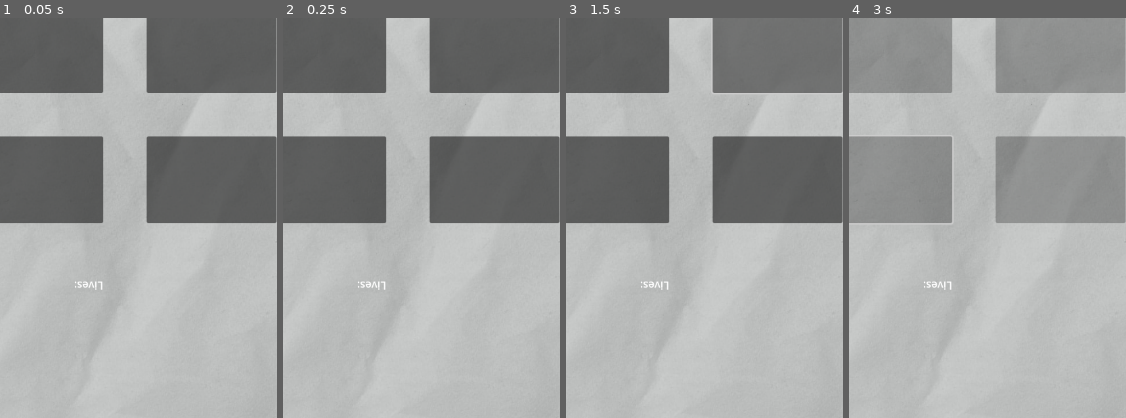
Above: before the commit, frames 1-4 (left to right).
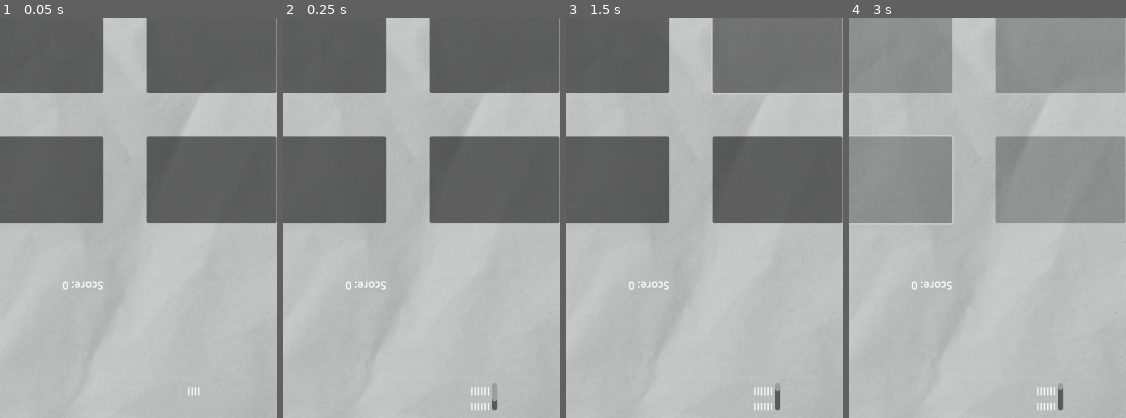
Above: after the commit, the same moments.

Repository: ronjang/cifer
Game: Godot game, scene res://node_2d.tscn
Two runs of this game, one before a commit and one after it. Both use one fixed random seed, a clock stepped at 60 frames per second and the inputs below.
Inputs (mouse positions are % of the whole screen's width and height, from its top left):
- Up to frame 1 (0.05 s): no input
- Up to frame 2 (0.25 s): no input
- Up to frame 3 (1.5 s): click (20, 7) at 0.5 s; click (51, 7) at 1.25 s
- Up to frame 4 (3 s): click (82, 7) at 2 s; click (20, 24) at 2.75 s
The pictures show only the part of the screen within x 13-63%, y 4-54%; the shares and areas given below are measured in that part.

The runs differ from the first frame. In frame 1, 0.2% of the frame differs, in the area x 22-73%, y 65-95%; in frame 2, 0.4%, in the area x 22-78%, y 65-98%; in frame 3, 0.4%; in frame 4, 0.4%.

Commit message:
introducing score system

Diff:
--- /dev/null
+++ b/gamelogic.gd
@@ -0,0 +1,22 @@
+extends Node2D
+
+var currentMultiplier
+var currentStage
+var currentCooldown
+var currentAmountOfTaps
+
+@onready var players = [$Playerup,$Playerdown]
+@onready var stageIndicator = $StageIndicator
+
+
+func _ready():
+	pass # Replace with function body.
+
+
+
+func _process(delta):
+	setStage()
+
+
+func setStage():
+	stageIndicator.append_text("I")
--- a/node_2d.tscn
+++ b/node_2d.tscn
@@ -1,107 +1,109 @@
-[gd_scene load_steps=4 format=3 uid="uid://g5wpd4brrgh1"]
+[gd_scene load_steps=5 format=3 uid="uid://g5wpd4brrgh1"]
 
 [ext_resource type="Texture2D" uid="uid://cgtfmqof3pkc8" path="res://background.png" id="1_oy4gk"]
+[ext_resource type="Script" path="res://gamelogic.gd" id="1_pdeob"]
 [ext_resource type="Script" path="res://player.gd" id="2_i13g4"]
 [ext_resource type="Script" path="res://buttons.gd" id="3_4fday"]
 
-[node name="Node2D" type="Node2D"]
+[node name="World" type="Node2D"]
+script = ExtResource("1_pdeob")
 
 [node name="Sprite2D" type="Sprite2D" parent="."]
 position = Vector2(408, 600)
 scale = Vector2(0.852, 0.814667)
 texture = ExtResource("1_oy4gk")
 
-[node name="playerup" type="Node2D" parent="."]
+[node name="Playerup" type="Node2D" parent="."]
 script = ExtResource("2_i13g4")
 
-[node name="buttons" type="Node2D" parent="playerup"]
+[node name="Buttons" type="Node2D" parent="Playerup"]
 script = ExtResource("3_4fday")
 
-[node name="Button1" type="Button" parent="playerup/buttons"]
+[node name="Button1" type="Button" parent="Playerup/Buttons"]
 offset_left = 64.0
 offset_top = 24.0
 offset_right = 256.0
 offset_bottom = 152.0
 
-[node name="Button2" type="Button" parent="playerup/buttons"]
+[node name="Button2" type="Button" parent="Playerup/Buttons"]
 offset_left = 320.0
 offset_top = 24.0
 offset_right = 512.0
 offset_bottom = 152.0
 
-[node name="Button3" type="Button" parent="playerup/buttons"]
+[node name="Button3" type="Button" parent="Playerup/Buttons"]
 offset_left = 576.0
 offset_top = 24.0
 offset_right = 768.0
 offset_bottom = 152.0
 
-[node name="Button4" type="Button" parent="playerup/buttons"]
+[node name="Button4" type="Button" parent="Playerup/Buttons"]
 offset_left = 64.0
 offset_top = 216.0
 offset_right = 256.0
 offset_bottom = 344.0
 
-[node name="Button5" type="Button" parent="playerup/buttons"]
+[node name="Button5" type="Button" parent="Playerup/Buttons"]
 offset_left = 320.0
 offset_top = 216.0
 offset_right = 512.0
 offset_bottom = 344.0
 
-[node name="Button6" type="Button" parent="playerup/buttons"]
+[node name="Button6" type="Button" parent="Playerup/Buttons"]
 offset_left = 576.0
 offset_top = 216.0
 offset_right = 768.0
 offset_bottom = 344.0
 
-[node name="Lives" type="RichTextLabel" parent="playerup"]
+[node name="Score" type="RichTextLabel" parent="Playerup"]
 offset_left = 256.0
 offset_top = 448.0
 offset_right = 360.0
 offset_bottom = 488.0
 rotation = -3.14159
-text = "Lives:"
+text = "Score:"
 
-[node name="player down" type="Node2D" parent="."]
+[node name="Playerdown" type="Node2D" parent="."]
 
-[node name="buttons" type="Node2D" parent="player down"]
+[node name="buttons" type="Node2D" parent="Playerdown"]
 
-[node name="Button1" type="Button" parent="player down/buttons"]
+[node name="Button1" type="Button" parent="Playerdown/buttons"]
 offset_left = 64.0
 offset_top = 832.0
 offset_right = 256.0
 offset_bottom = 960.0
 
-[node name="Button2" type="Button" parent="player down/buttons"]
+[node name="Button2" type="Button" parent="Playerdown/buttons"]
 offset_left = 320.0
 offset_top = 832.0
 offset_right = 512.0
 offset_bottom = 960.0
 
-[node name="Button3" type="Button" parent="player down/buttons"]
+[node name="Button3" type="Button" parent="Playerdown/buttons"]
 offset_left = 576.0
 offset_top = 832.0
 offset_right = 768.0
 offset_bottom = 960.0
 
-[node name="Button5" type="Button" parent="player down/buttons"]
+[node name="Button5" type="Button" parent="Playerdown/buttons"]
 offset_left = 320.0
 offset_top = 1024.0
 offset_right = 512.0
 offset_bottom = 1152.0
 
-[node name="Button4" type="Button" parent="player down/buttons"]
+[node name="Button4" type="Button" parent="Playerdown/buttons"]
 offset_left = 64.0
 offset_top = 1024.0
 offset_right = 256.0
 offset_bottom = 1152.0
 
-[node name="Button6" type="Button" parent="player down/buttons"]
+[node name="Button6" type="Button" parent="Playerdown/buttons"]
 offset_left = 576.0
 offset_top = 1024.0
 offset_right = 768.0
 offset_bottom = 1152.0
 
-[node name="Lives" type="RichTextLabel" parent="player down"]
+[node name="Lives" type="RichTextLabel" parent="Playerdown"]
 offset_left = 576.0
 offset_top = 776.0
 offset_right = 680.0
@@ -110,9 +112,16 @@
 
 [node name="AudioStreamPlayer2D" type="AudioStreamPlayer2D" parent="."]
 
-[connection signal="pressed" from="playerup/buttons/Button1" to="playerup/buttons" method="_on_button_1_pressed"]
-[connection signal="pressed" from="playerup/buttons/Button2" to="playerup/buttons" method="_on_button_2_pressed"]
-[connection signal="pressed" from="playerup/buttons/Button3" to="playerup/buttons" method="_on_button_3_pressed"]
-[connection signal="pressed" from="playerup/buttons/Button4" to="playerup/buttons" method="_on_button_4_pressed"]
-[connection signal="pressed" from="playerup/buttons/Button5" to="playerup/buttons" method="_on_button_5_pressed"]
-[connection signal="pressed" from="playerup/buttons/Button6" to="playerup/buttons" method="_on_button_6_pressed"]
+[node name="StageIndicator" type="RichTextLabel" parent="."]
+offset_left = 380.0
+offset_top = 580.0
+offset_right = 420.0
+offset_bottom = 620.0
+text = "I"
+
+[connection signal="pressed" from="Playerup/Buttons/Button1" to="Playerup/Buttons" method="_on_button_1_pressed"]
+[connection signal="pressed" from="Playerup/Buttons/Button2" to="Playerup/Buttons" method="_on_button_2_pressed"]
+[connection signal="pressed" from="Playerup/Buttons/Button3" to="Playerup/Buttons" method="_on_button_3_pressed"]
+[connection signal="pressed" from="Playerup/Buttons/Button4" to="Playerup/Buttons" method="_on_button_4_pressed"]
+[connection signal="pressed" from="Playerup/Buttons/Button5" to="Playerup/Buttons" method="_on_button_5_pressed"]
+[connection signal="pressed" from="Playerup/Buttons/Button6" to="Playerup/Buttons" method="_on_button_6_pressed"]
--- a/player.gd
+++ b/player.gd
@@ -1,13 +1,18 @@
 extends Node2D
 
 
-@onready var buttonController = $buttons
+@onready var buttonController = $Buttons
+@onready var scoreNode = $Score
 @export var amountOfTaps : int = 3
-@export var hp : int = 3
+@export var score : int = 0
+
 var isInTurn : bool = false
 var canTap : bool = true
+
 var tapCooldown : float = 0.5
+
 var tappedButtons = []
+var tries = 0
 
 
 
@@ -21,15 +26,27 @@
 
 func _process(delta):
 	updateButtons()
+	updateScore()
 
 
 func updateButtons():
-	if tappedButtons.size() <= amountOfTaps:
-			isInTurn = true
-			if canTap == true:
-				buttonController.activate()
+	if isInTurn == true:
+		if tappedButtons.size() <= amountOfTaps:
+				isInTurn = true
+				if canTap == true:
+					buttonController.activate()
 	if tappedButtons.size() == amountOfTaps+1:
 		tappedButtons.clear()
 		isInTurn = false
 		canTap = false
+		tries += 1
 		buttonController.deactivate()
+
+
+func updateScore():
+	scoreNode.clear()
+	scoreNode.add_text("Score: " + str(score))
+
+
+func giveScore(amount: int):
+	score += amount
--- a/project.godot
+++ b/project.godot
@@ -12,10 +12,14 @@
 
 config/name="Tapgame"
 run/main_scene="res://node_2d.tscn"
-config/features=PackedStringArray("4.0", "Forward Plus")
+config/features=PackedStringArray("4.1", "Forward Plus")
 config/icon="res://icon.svg"
 
 [display]
 
 window/size/viewport_width=820
 window/size/viewport_height=1180
+
+[dotnet]
+
+project/assembly_name="Tapgame"
